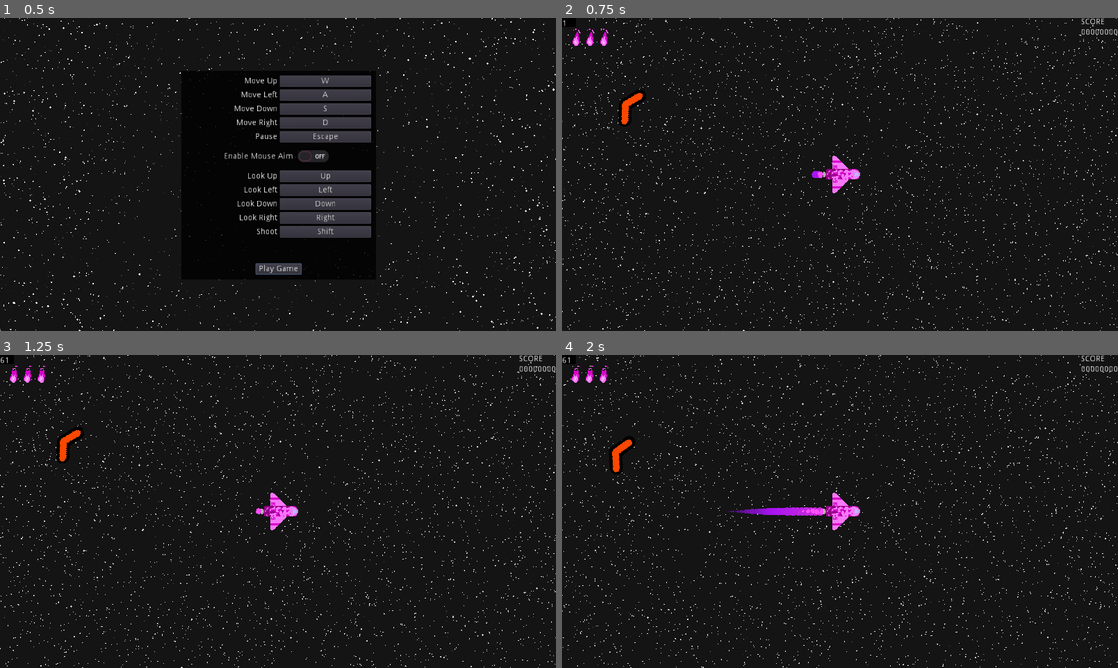
Above: before the commit, frames 1-4 (two rows, left to right).
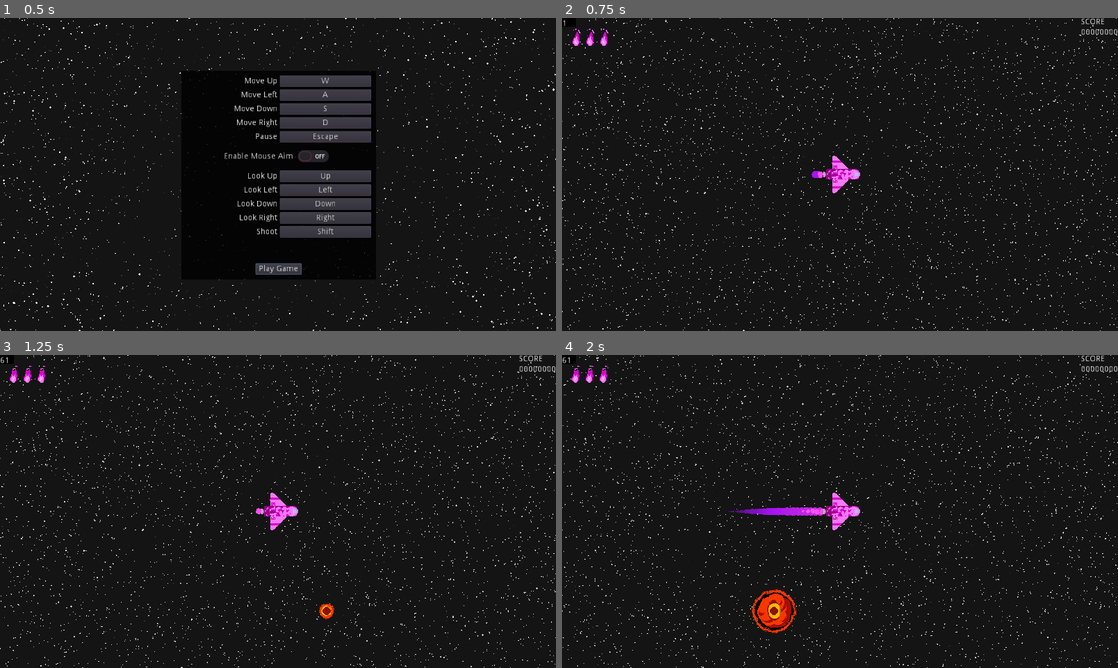
Above: after the commit, the same moments.

Repository: Jellonator/04-Space-Shooter
Game: Godot game, scene res://Gui/StartScreen.tscn
Two runs of this game, one before a commit and one after it. Both use one fixed random seed, a clock stepped at 60 frames per second and the inputs below.
Inputs (mouse positions are in pixels of both pictures, inside the frame that each line leads up to):
- Up to frame 1 (0.5 s): no input
- Up to frame 2 (0.75 s): click "Play Game" at 0.5 s
- Up to frame 3 (1.25 s): no input
- Up to frame 4 (2 s): tap Enter at 1.25 s; move the mouse to (962, 495) at 1.27 s; press the mouse at (962, 495) at 1.28 s; hold D (move_right) from 1.28 s (still down)

Frame 1 is identical in both runs. In frame 2, 0.1% of the frame differs, in the area x 10-16%, y 24-34%; in frame 3, 0.2%; in frame 4, 0.8%, in the area x 8-43%, y 26-89%.

Commit message:
Eye enemy now blinks before shooting
player now has limited range

Enemies now spawn nearby to player

Diff:
--- a/Object/Enemy/EyeEnemy.gd
+++ b/Object/Enemy/EyeEnemy.gd
@@ -44,5 +44,9 @@
 			$SndShoot.play()
 			shot.global_position = global_position
 			shot.velocity = diff.normalized() * SHOOT_SPEED
-		if shoot_time > 0.2 and shoot_time < 0.6:
+		if shoot_time > 0.2 and shoot_time < 0.8:
 			tween_velocity(diff.normalized() * SPEED, delta * ACCEL)
+		if shoot_time < 0.2 and fmod(shoot_time / SHOOT_RATE, 1.0/6.0) < 1.0/12.0:
+			node_eye.self_modulate = Color.red
+		else:
+			node_eye.self_modulate = Color.white
--- a/Object/Player/Player.gd
+++ b/Object/Player/Player.gd
@@ -35,6 +35,7 @@
 onready var look_rotation = self.rotation
 var score := 0
 var snd_move_pitch := 0.5
+var shot_range := 500.0
 
 func _ready():
 	for _i in range(max_health - health_nodes.size()):
@@ -129,7 +130,7 @@
 			var shoot_from := shootparent.global_position as Vector2
 			shoot_i = (shoot_i + 1) % shoot_locations.size()
 			var shot_direction := Vector2(1, 0).rotated(self.global_rotation)
-			var shot_target := shoot_from + shot_direction * 10000
+			var shot_target := shoot_from + shot_direction * shot_range
 			var space := get_world_2d().direct_space_state
 			var enemylayer := 0b101
 			var result := space.intersect_ray(shoot_from, shot_target, [self], enemylayer)
--- a/World/Game.gd
+++ b/World/Game.gd
@@ -28,8 +28,15 @@
 		wave = ordered_waves[current_wave]
 	else:
 		wave = rand_waves[randi() % rand_waves.size()]
+	var players = get_tree().get_nodes_in_group("player")
+	var center = Vector2(0, 0)
+	if players.size() > 0:
+		center = players[0].global_position
 	for e in wave:
-		spawn_enemy(e, Vector2(rand_range(-800, 800), rand_range(-800, 800)))
+		var a = rand_range(0, 2*PI)
+		var dis = rand_range(100, 300)
+		var pos = center + Vector2(dis, 0).rotated(a)
+		spawn_enemy(e, pos)
 	current_wave += 1
 
 func _physics_process(_delta):
